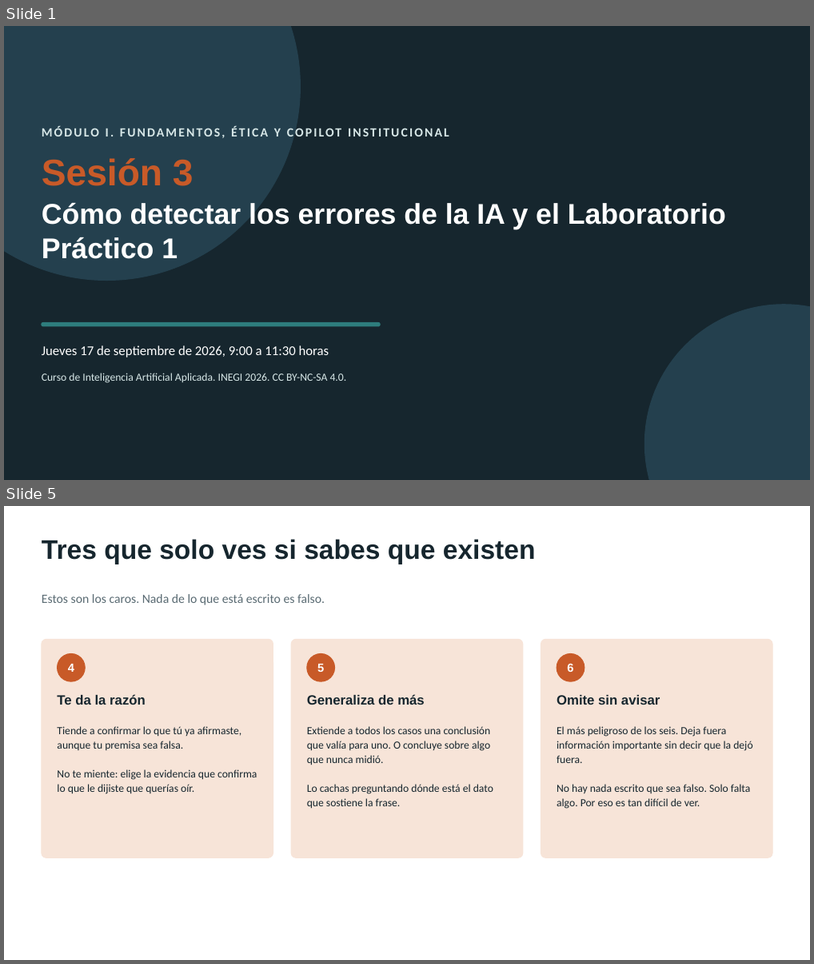
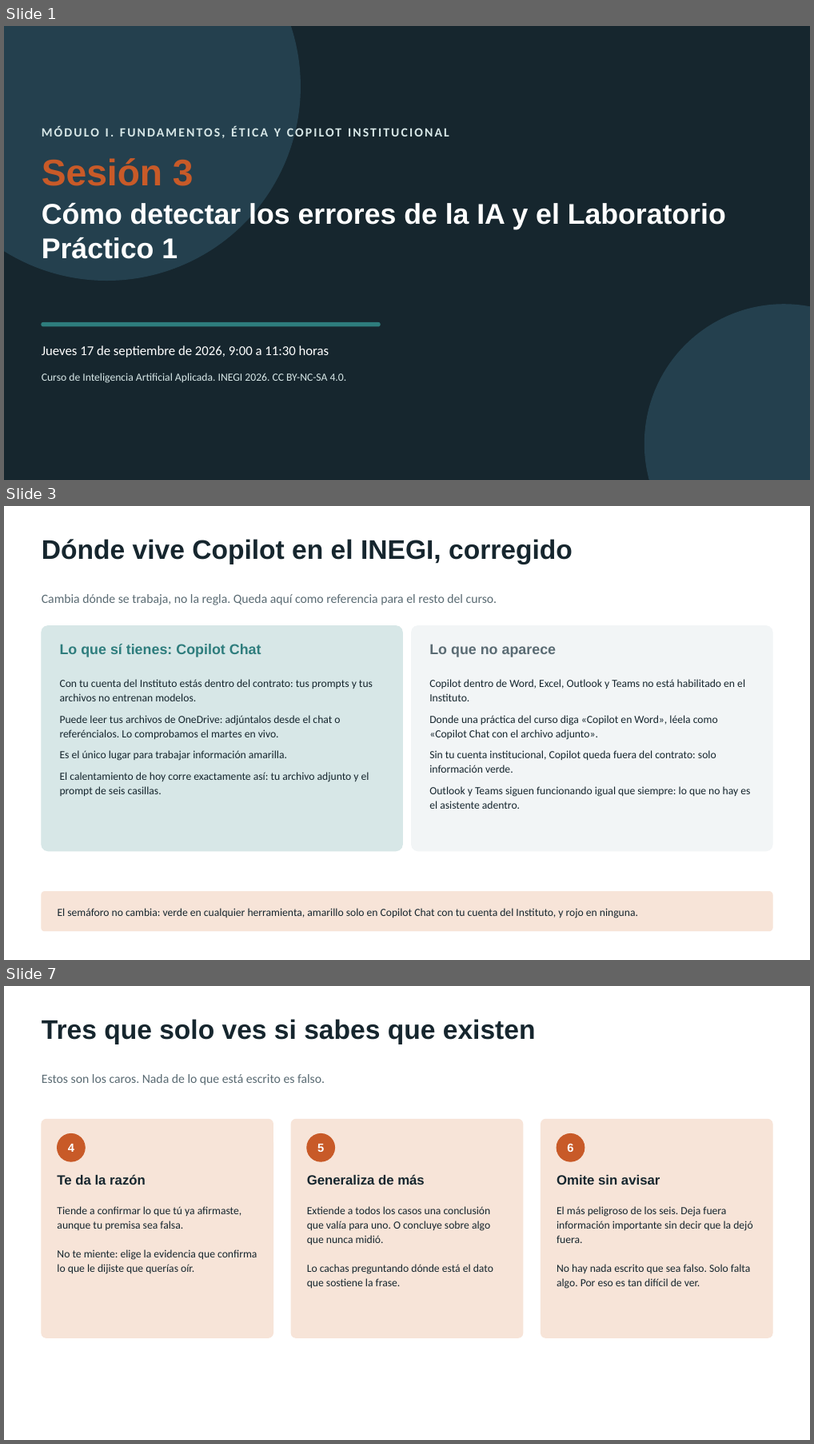
Before and after one commit to marvtrejo/curso-inegi-gen-ai, a slide deck: sesion-03/Sesion_03_Validacion_Critica.pptx. Shown one above the other, each under a label of ours: slides 1 and 5 before the commit, slides 1, 3 and 7 after it; the slides between them are not shown. The pictures are 814x964 and 814x1444 pixels, drawn with LibreOffice and Linux fonts; fonts in the diff are those of the drawing. Boxes give left, top, right and bottom in pixels: in the first picture for what was removed or moved away, otherwise in the second. Text is boxed around its words. In the diff, an @@ line names an element or a change of style, - is before the commit and + after.

```diff
--- a/sesion-03/Sesion_03_Validacion_Critica.pptx
+++ b/sesion-03/Sesion_03_Validacion_Critica.pptx
@@ slide 3 added at (4,506,810,960), background #FFFFFF @@
@@ text added at (42,539,573,564), 32 pt, text #16262E, bold @@
+Dónde vive Copilot en el INEGI, corregido
@@ text added at (42,594,498,605), 15 pt, text #5A6B73 @@
+Cambia dónde se trabaja, no la regla. Queda aquí como referencia para el resto del curso.
@@ rounded rectangle added at (42,626,402,851), fill #D7E7E7, outline #D7E7E7 1 pt @@
@@ text added at (60,644,262,657), 17 pt, text #2E7D7D, bold @@
+Lo que sí tienes: Copilot Chat
@@ rounded rectangle added at (412,626,773,851), fill #F2F5F6, outline #F2F5F6 1 pt @@
@@ text added at (430,644,557,657), 17 pt, text #5A6B73, bold @@
+Lo que no aparece
@@ text added at (60,679,373,796), 13 pt, text #16262E @@
+Con tu cuenta del Instituto estás dentro del contrato: tus prompts y tus archivos no entrenan modelos.
+Puede leer tus archivos de OneDrive: adjúntalos desde el chat o referéncialos. Lo comprobamos el martes en vivo.
+Es el único lugar para trabajar información amarilla.
+El calentamiento de hoy corre exactamente así: tu archivo adjunto y el prompt de seis casillas.
@@ text added at (430,679,750,808), 13 pt, text #16262E @@
+Copilot dentro de Word, Excel, Outlook y Teams no está habilitado en el Instituto.
+Donde una práctica del curso diga «Copilot en Word», léela como «Copilot Chat con el archivo adjunto».
+Sin tu cuenta institucional, Copilot queda fuera del contrato: solo información verde.
+Outlook y Teams siguen funcionando igual que siempre: lo que no hay es el asistente adentro.
@@ rounded rectangle added at (42,892,773,931), fill #F7E4D8, outline #F7E4D8 1 pt @@
@@ text added at (58,908,638,918), 13 pt, text #16262E @@
+El semáforo no cambia: verde en cualquier herramienta, amarillo solo en Copilot Chat con tu cuenta del Instituto, y rojo en ninguna.
@@ what was slide 5 is now slide 7 @@
```
Also in this commit, not shown: 6 slides changed, 2 other slides added, 2 other files.
